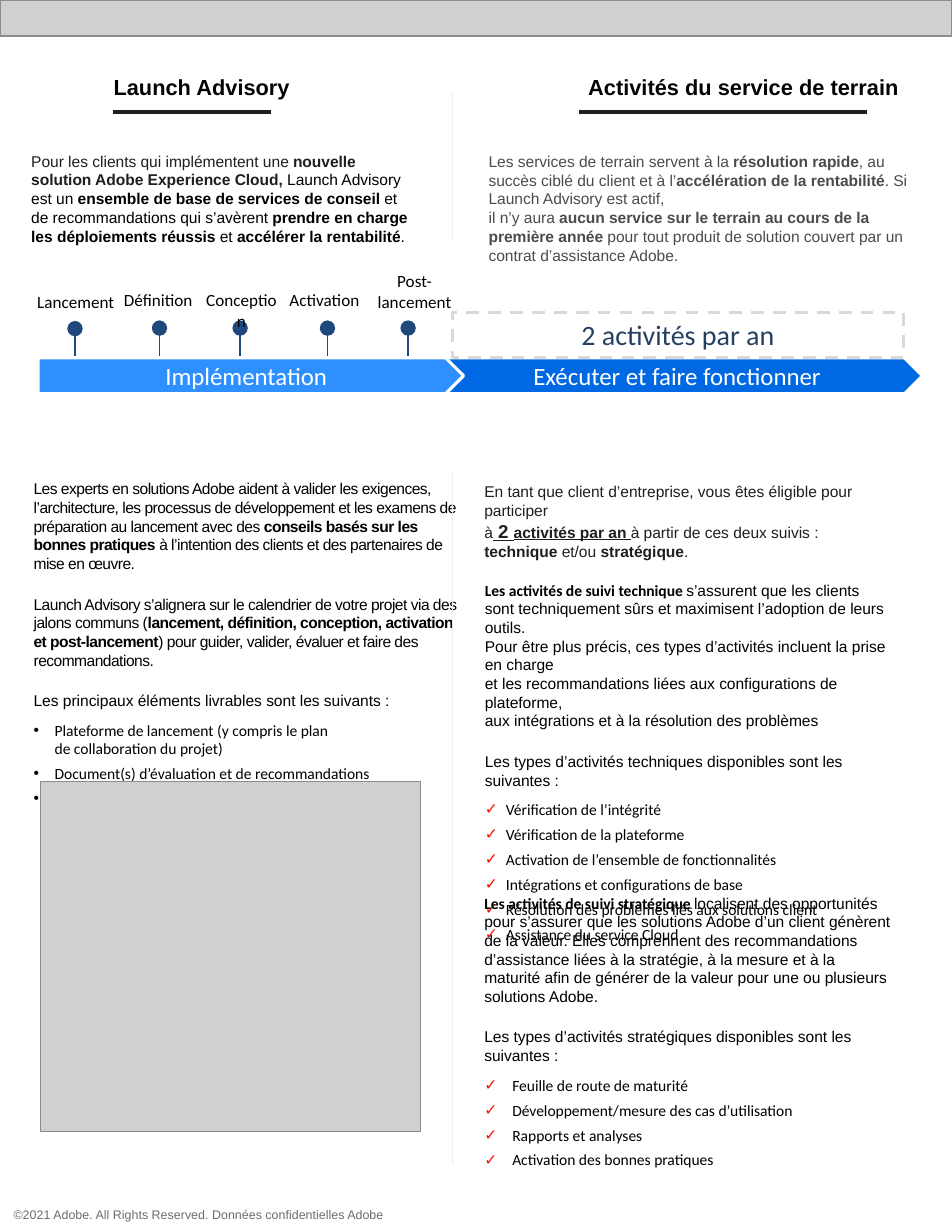
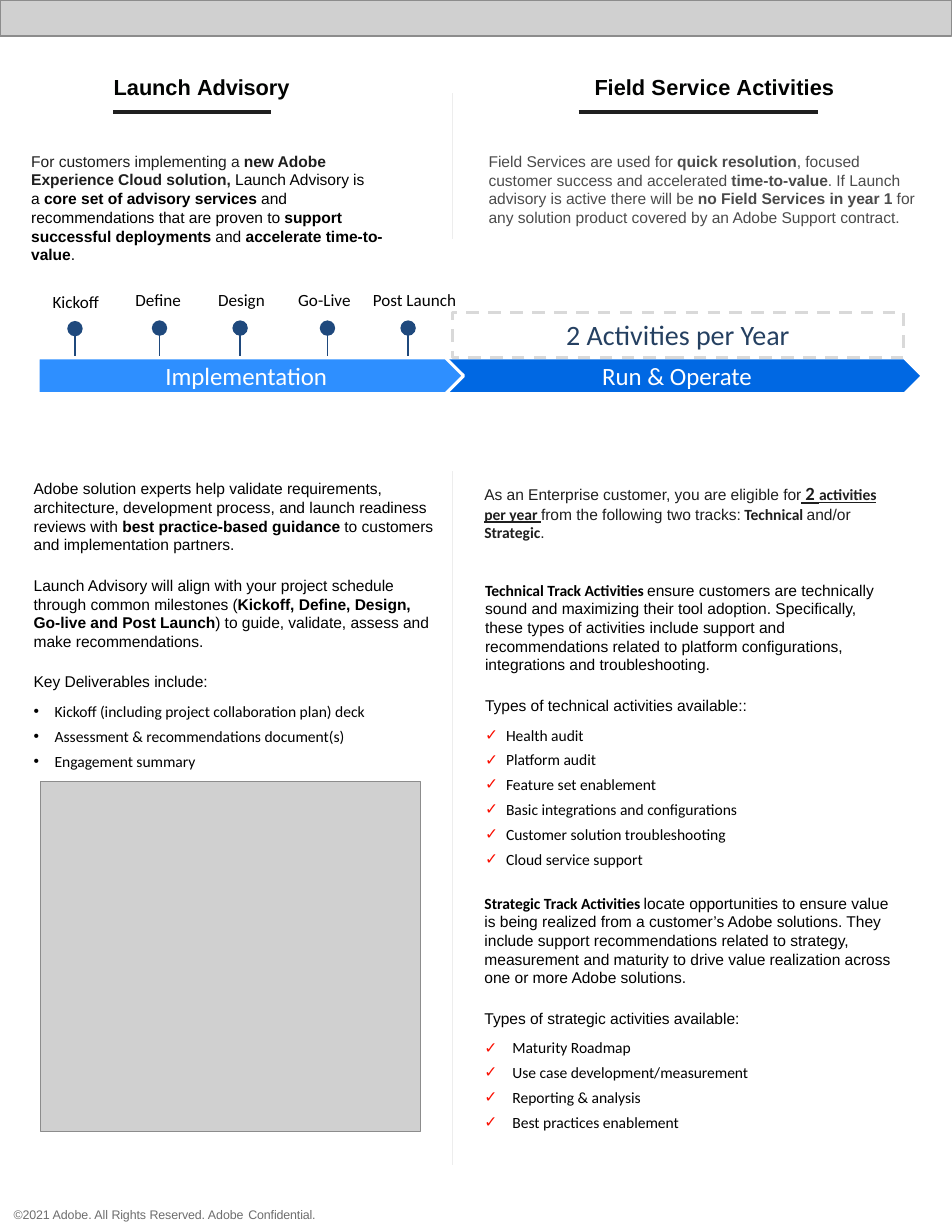
Before and after one commit to AdobeDocs/support-resources.fr-FR, a slide deck: slide 3 of help/data-sheets/assets/EnterpriseSupportDatasheet.pptx. Drawn at 952x1232 pixels with LibreOffice and Linux fonts; fonts in the diff are those of the drawing; grey boxes stand for pictures. Boxes give left, top, right and bottom in pixels: in the first picture for what was removed or moved away, otherwise in the second. Text is boxed around its words. In the diff, an @@ line names an element or a change of style, - is before the commit and + after.

```diff
--- a/help/data-sheets/assets/EnterpriseSupportDatasheet.pptx
+++ b/help/data-sheets/assets/EnterpriseSupportDatasheet.pptx
@@ text at (595, 79, 834, 96): text changed @@
-Activités du service de terrain
+Field Service Activities
@@ freeform shape: place and size @@
-freeform shape at (579, 112, 867, 129)
+freeform shape at (579, 112, 819, 119)
@@ text at (31, 155, 383, 260): text changed @@
-Pour les clients qui implémentent une nouvelle solution Adobe Experience Cloud, Launch Advisory est un ensemble de base de services de conseil et de recommandations qui s’avèrent prendre en charge les déploiements réussis et accélérer la rentabilité.
+For customers implementing a new Adobe Experience Cloud solution, Launch Advisory is a core set of advisory services and recommendations that are proven to support successful deployments and accelerate time-to-value.
@@ text at (489, 155, 915, 227): text changed @@
-Les services de terrain servent à la résolution rapide, au succès ciblé du client et à l’accélération de la rentabilité. Si Launch Advisory est actif,
-il n’y aura aucun service sur le terrain au cours de la première année pour tout produit de solution couvert par un contrat d’assistance Adobe.
+Field Services are used for quick resolution, focused customer success and accelerated time-to-value. If Launch advisory is active there will be no Field Services in year 1 for any solution product covered by an Adobe Support contract.
@@ text at (53, 296, 99, 308): text changed @@
-Lancement
+Kickoff
@@ text at (135, 294, 180, 306): text changed @@
-Définition
+Define
@@ text at (218, 294, 265, 309): text changed @@
-Conception
+Design
@@ text at (298, 294, 350, 306): text changed @@
-Activation
+Go-Live
@@ text at (373, 294, 456, 306): text changed @@
-Post-lancement
+Post Launch
@@ text in rectangle at (566, 325, 790, 350): text changed @@
-2 activités par an
+2 Activities per Year
@@ text in pentagon arrow at (165, 367, 327, 389): text changed @@
-Implémentation
+Implementation
@@ text in pentagon arrow at (602, 369, 752, 389): text changed @@
-Exécuter et faire fonctionner
+Run & Operate
@@ text at (34, 482, 434, 770): text changed @@
-Les experts en solutions Adobe aident à valider les exigences, l’architecture, les processus de développement et les examens de préparation au lancement avec des conseils basés sur les bonnes pratiques à l’intention des clients et des partenaires de mise en œuvre.
-Launch Advisory s’alignera sur le calendrier de votre projet via des jalons communs (lancement, définition, conception, activation et post-lancement) pour guider, valider, évaluer et faire des recommandations.
-Les principaux éléments livrables sont les suivants :
-• Plateforme de lancement (y compris le plan
-  de collaboration du projet)
-• Document(s) d’évaluation et de recommandations
-• Résumé des engagements
+Adobe solution experts help validate requirements, architecture, development process, and launch readiness reviews with best practice-based guidance to customers and implementation partners.
+Launch Advisory will align with your project schedule through common milestones (Kickoff, Define, Design, Go-live and Post Launch) to guide, validate, assess and make recommendations.
+Key Deliverables include:
+• Kickoff (including project collaboration plan) deck
+• Assessment & recommendations document(s)
+• Engagement summary
@@ text at (484, 488, 876, 541): text changed @@
-En tant que client d’entreprise, vous êtes éligible pour participer
-à 2 activités par an à partir de ces deux suivis : technique et/ou stratégique.
+As an Enterprise customer, you are eligible for 2 activities per year from the following two tracks: Technical and/or Strategic.
@@ text at (485, 584, 873, 868): text changed @@
-Les activités de suivi technique s’assurent que les clients sont techniquement sûrs et maximisent l’adoption de leurs outils.
-Pour être plus précis, ces types d’activités incluent la prise en charge
-et les recommandations liées aux configurations de plateforme,
-aux intégrations et à la résolution des problèmes
-Les types d’activités techniques disponibles sont les suivantes :
-✓ Vérification de l’intégrité
-✓ Vérification de la plateforme
-✓ Activation de l’ensemble de fonctionnalités
-✓ Intégrations et configurations de base
-✓ Résolution des problèmes liés aux solutions client
-✓ Assistance du service Cloud
+Technical Track Activities ensure customers are technically sound and maximizing their tool adoption. Specifically, these types of activities include support and recommendations related to platform configurations, integrations and troubleshooting.
+Types of technical activities available::
+✓ Health audit
+✓ Platform audit
+✓ Feature set enablement
+✓ Basic integrations and configurations
+✓ Customer solution troubleshooting
+✓ Cloud service support
@@ text at (484, 897, 891, 1131): text changed @@
-Les activités de suivi stratégique localisent des opportunités pour s’assurer que les solutions Adobe d’un client génèrent de la valeur. Elles comprennent des recommandations d’assistance liées à la stratégie, à la mesure et à la maturité afin de générer de la valeur pour une ou plusieurs solutions Adobe.
-Les types d’activités stratégiques disponibles sont les suivantes :
-✓ Feuille de route de maturité
-✓ Développement/mesure des cas d’utilisation
-✓ Rapports et analyses
-✓ Activation des bonnes pratiques
+Strategic Track Activities locate opportunities to ensure value is being realized from a customer’s Adobe solutions. They include support recommendations related to strategy, measurement and maturity to drive value realization across one or more Adobe solutions.
+Types of strategic activities available:
+✓ Maturity Roadmap
+✓ Use case development/measurement
+✓ Reporting & analysis
+✓ Best practices enablement
@@ text at (14, 1210, 315, 1222): text changed @@
-©2021 Adobe. All Rights Reserved. Données confidentielles Adobe
+©2021 Adobe. All Rights Reserved. Adobe Confidential.
```
Also in this commit, not shown: 1 other slide changed, 2 slides added, 2 slides removed, 7 other files.
